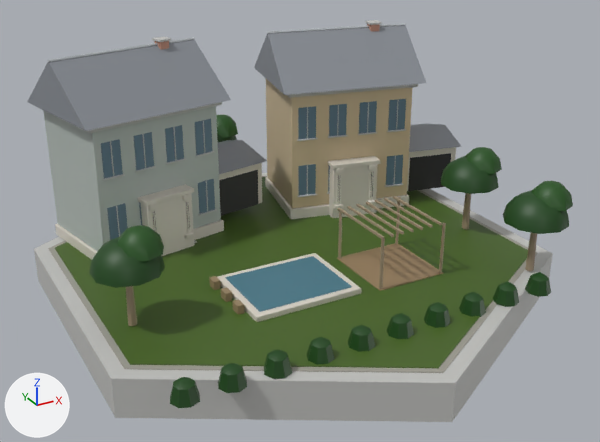
Renders of the glTF model native/godot/assets/art/blender/luxuryVillas_us.glb from each side of a commit.
Before and after are seen from a camera (50 mm lens) standing at (-16.8, -31.4, 17.3) and looking at (0.1, -0.7, 1.9). Lighting does not change. The marker at lower left points along +X, +Y and +Z. The picture after the commit comes second. Vertices at exactly the same position are counted once.

Names of what the first picture shows: 'cladding', 'dark', 'glass', 'leaf', 'metal', 'pavers', 'plaster', 'roof_slate', 'stone', 'turf', 'wall_concrete', 'wood' and 1 more.
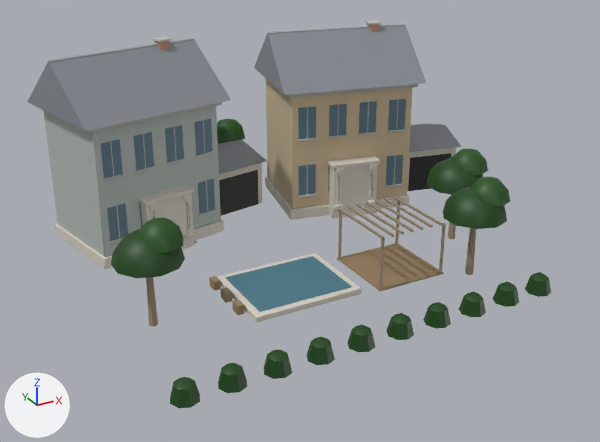
What differs and where, as boxes (x1, y1, x2, y2) in the pictures (600 x 442 px; the box of a moved part takes in the faces that stretch with it):
```json
{"object": "turf", "change": "deleted", "before": [55, 177, 528, 368], "on screen": "green"}
{"object": "wall_concrete", "change": "reshaped", "before": [34, 20, 553, 422], "after": [54, 20, 418, 244], "on screen": "30% narrower, 44% shorter"}
{"object": "leaf", "change": "reshaped", "before": [90, 115, 573, 408], "after": [111, 119, 551, 408], "on screen": "9% narrower"}
{"object": "wood", "change": "reshaped", "before": [126, 193, 537, 326], "after": [146, 196, 476, 327], "on screen": "20% narrower"}
{"object": "pavers", "change": "deleted", "before": [48, 176, 538, 373]}
{"part": 1, "of": "me_leaf", "change": "moved or reshaped", "before": [90, 237, 165, 288], "after": [111, 229, 185, 278]}
{"part": 2, "of": "me_leaf", "change": "moved or reshaped", "before": [117, 225, 164, 261], "after": [139, 218, 184, 253]}
{"part": 3, "of": "me_leaf", "change": "moved or reshaped", "before": [441, 156, 499, 194], "after": [427, 158, 483, 195]}
{"part": 4, "of": "me_leaf", "change": "moved or reshaped", "before": [465, 147, 502, 174], "after": [451, 148, 488, 175]}
{"part": 5, "of": "me_leaf", "change": "moved or reshaped", "before": [503, 190, 569, 234], "after": [443, 186, 507, 229]}
{"part": 6, "of": "me_leaf", "change": "moved or reshaped", "before": [531, 181, 573, 211], "after": [470, 177, 510, 207]}
{"part": 7, "of": "me_leaf", "change": "moved or reshaped", "before": [217, 134, 237, 142], "after": [217, 134, 229, 144], "on screen": "mostly hidden"}
{"part": 8, "of": "me_leaf", "change": "moved or reshaped", "before": [216, 115, 238, 138], "after": [217, 119, 245, 142]}
{"part": 9, "of": "me_wall_concrete", "change": "deleted", "before": [34, 173, 553, 422]}
{"part": 10, "of": "me_wood", "change": "moved or reshaped", "before": [126, 286, 137, 326], "after": [146, 277, 158, 327]}
{"part": 11, "of": "me_wood", "change": "moved or reshaped", "before": [461, 193, 471, 229], "after": [448, 222, 456, 239]}
{"part": 12, "of": "me_wood", "change": "moved or reshaped", "before": [525, 233, 537, 271], "after": [465, 228, 476, 275]}
```

The change, as JSON lines over the scene's bpy script:
```json
{"block": "me_leaf", "where": "# used by ob_leaf; location = (0.0, 0.0, 0.0)"}
{"op": "remove", "block": "me_leaf", "code": "me_leaf.from_pydata(...)  # 434 vertices, 680 faces; spans x -10.2..10.2, y -9.2..10.6, z 0.1..4.4"}
{"op": "add", "block": "me_leaf", "code": "me_leaf.from_pydata(...)  # 434 vertices, 680 faces; spans x -9.4..9.5, y -9.2..9.7, z 0.1..4.4"}
{"block": "me_leaf", "change": "me_leaf part 1: the loose piece of 41 vertices spanning x -10.2..-7.4, y -4.4..-1.6, z 2.6..3.9 is moved by (0.9, 0.3, 0.0)"}
{"block": "me_leaf", "change": "me_leaf part 2: the loose piece of 25 vertices spanning x -9.3..-7.4, y -4.2..-2.3, z 3.4..4.4 is moved by (0.9, 0.3, 0.0)"}
{"block": "me_leaf", "change": "me_leaf part 3: the loose piece of 41 vertices spanning x 7.4..10.2, y -3.4..-0.6, z 2.6..3.9 is moved by (-0.7, 0.2, 0.0)"}
{"block": "me_leaf", "change": "me_leaf part 4: the loose piece of 25 vertices spanning x 8.3..10.2, y -3.2..-1.3, z 3.4..4.4 is moved by (-0.7, 0.2, 0.0)"}
{"block": "me_leaf", "change": "me_leaf part 5: the loose piece of 41 vertices spanning x 7.0..9.8, y -8.4..-5.6, z 2.6..3.9 is moved by (-2.0, 1.7, 0.0)"}
{"block": "me_leaf", "change": "me_leaf part 6: the loose piece of 25 vertices spanning x 7.9..9.8, y -8.2..-6.3, z 3.4..4.4 is moved by (-2.0, 1.7, 0.0)"}
{"block": "me_leaf", "change": "me_leaf part 7: the loose piece of 41 vertices spanning x -1.4..1.4, y 7.8..10.6, z 2.6..3.9 is moved by (0.0, -0.9, 0.0)"}
{"block": "me_leaf", "change": "me_leaf part 8: the loose piece of 25 vertices spanning x -0.5..1.4, y 8.0..9.9, z 3.4..4.4 is moved by (0.0, -0.9, 0.0)"}
{"block": "me_wall_concrete", "where": "# used by ob_wall_concrete; location = (0.0, 0.0, 0.0)"}
{"op": "remove", "block": "me_wall_concrete", "code": "me_wall_concrete.from_pydata(...)  # 604 vertices, 1068 faces; spans x -10.7..10.7, y -12.3..12.3, z -1.6..9.5"}
{"op": "add", "block": "me_wall_concrete", "code": "me_wall_concrete.from_pydata(...)  # 592 vertices, 1048 faces; spans x -9.4..9.2, y 1.8..8.6, z 0.1..9.5"}
{"block": "me_wall_concrete", "change": "me_wall_concrete part 9: the loose piece of 12 vertices spanning x -10.7..10.7, y -12.3..12.3, z -1.6..0.1 is deleted"}
{"block": "me_wood", "where": "# used by ob_wood; location = (0.0, 0.0, 0.0)"}
{"op": "remove", "block": "me_wood", "code": "me_wood.from_pydata(...)  # 256 vertices, 428 faces; spans x -9.0..9.0, y -7.2..9.4, z 0.1..3.0"}
{"op": "add", "block": "me_wood", "code": "me_wood.from_pydata(...)  # 256 vertices, 428 faces; spans x -8.0..8.3, y -5.5..8.5, z -0.2..3.0"}
{"block": "me_wood", "change": "me_wood part 10: the loose piece of 14 vertices spanning x -9.0..-8.6, y -3.2..-2.8, z 0.2..3.0 is scaled about its middle by (1, 1, 1.16), then moved by (0.9, 0.3, -0.2)"}
{"block": "me_wood", "change": "me_wood part 11: the loose piece of 14 vertices spanning x 8.6..9.0, y -2.2..-1.8, z 0.2..3.0 is scaled about its middle by (1, 1, 1.16), then moved by (-0.7, 0.2, -0.2)"}
{"block": "me_wood", "change": "me_wood part 12: the loose piece of 14 vertices spanning x 8.2..8.6, y -7.2..-6.8, z 0.2..3.0 is scaled about its middle by (1, 1, 1.16), then moved by (-2.0, 1.7, -0.2)"}
{"block": "me_wood", "change": "other edits to the shape of me_wood do not show in these pictures"}
{"op": "remove", "block": "ob_pavers", "code": ["ob_pavers = bpy.data.objects.new('pavers', me_pavers)", "ob_pavers.location = (0.0, 0.0, 0.0)"]}
{"op": "remove", "block": "ob_turf", "code": ["ob_turf = bpy.data.objects.new('turf', me_turf)", "ob_turf.location = (0.0, 0.0, 0.0)"]}
```
